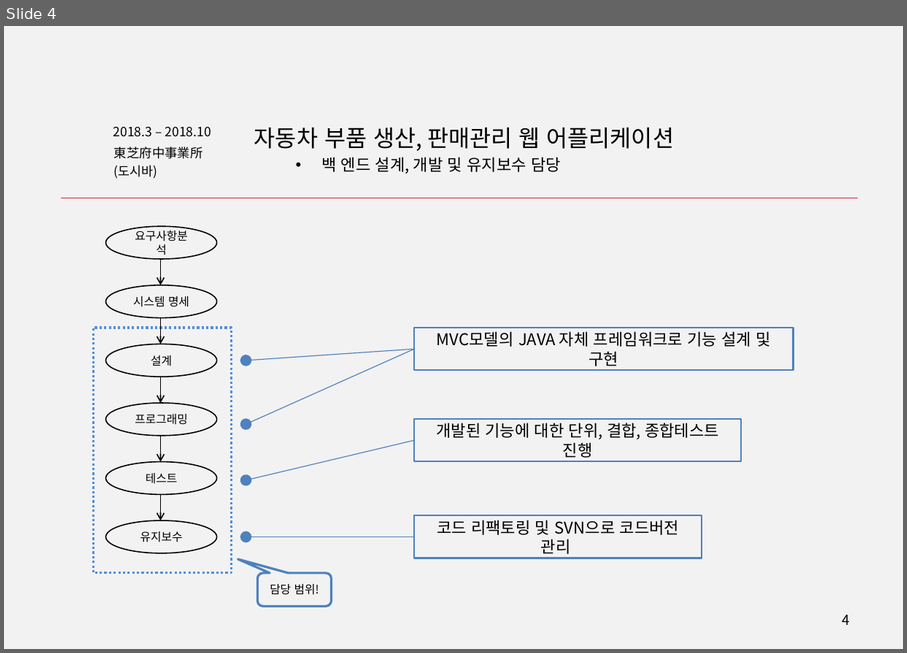
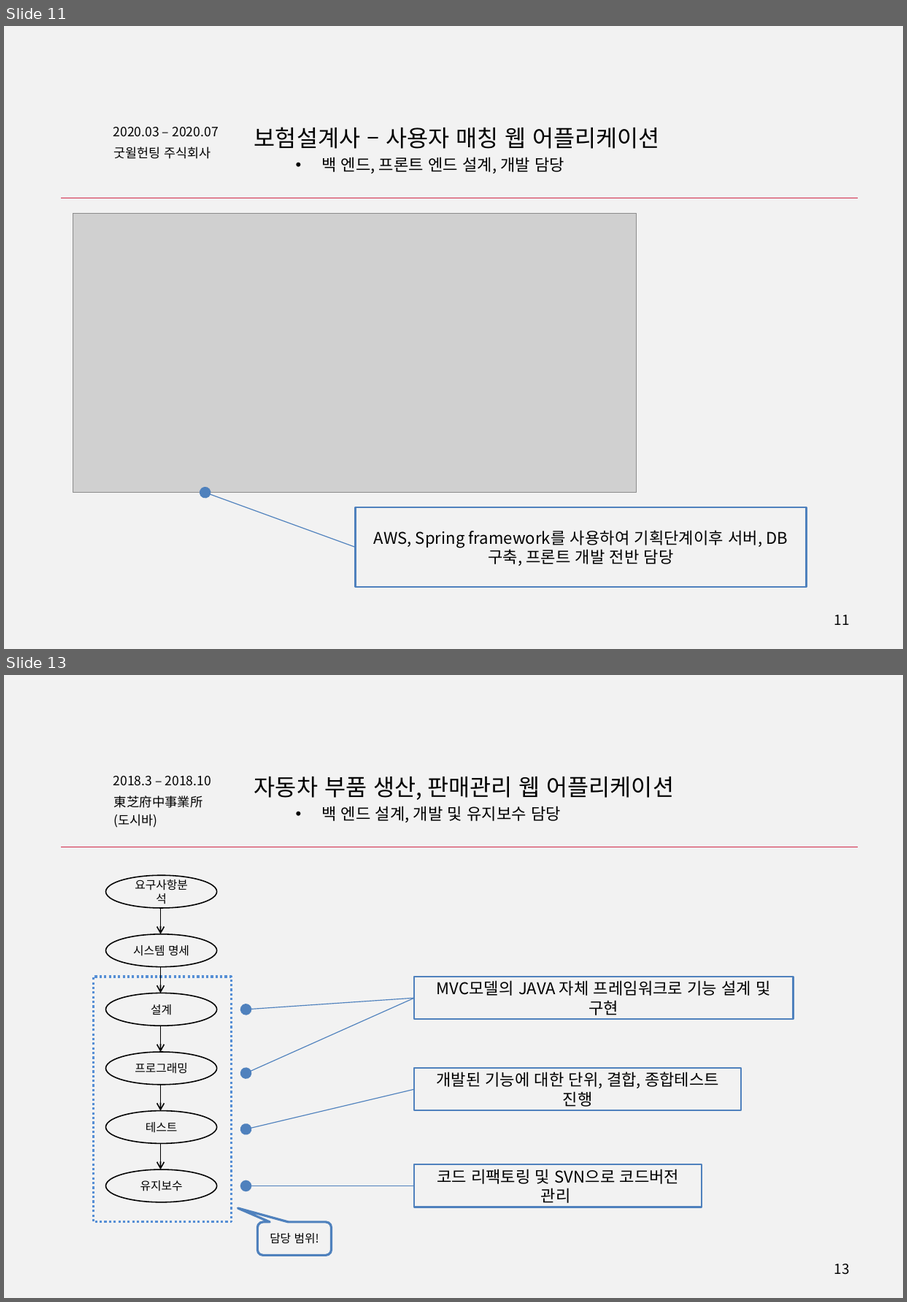
Before and after one commit to Marmaladee/Portfolio, a slide deck: 포트폴리오_강동수(Kang Dongsoo).pptx. Shown one above the other, each under a label of ours: slide 4 before the commit, slides 11 and 13 after it; the slides between them are not shown. The pictures are 907x653 and 907x1302 pixels, drawn with LibreOffice and Linux fonts; fonts in the diff are those of the drawing; grey boxes stand for pictures. Boxes give left, top, right and bottom in pixels: in the first picture for what was removed or moved away, otherwise in the second. Text is boxed around its words. In the diff, an @@ line names an element or a change of style, - is before the commit and + after.

```diff
--- a/포트폴리오_강동수(Kang Dongsoo).pptx
+++ b/포트폴리오_강동수(Kang Dongsoo).pptx
@@ slide 11 added at [4, 26, 903, 649], background #F2F2F2 @@
@@ text added at [113, 127, 219, 137], 11.1 pt, text #000000 @@
+2020.03 – 2020.07
@@ text added at [254, 127, 660, 173], 20 pt, text #000000 @@
+보험설계사 – 사용자 매칭 웹 어플리케이션
+  • 백 엔드, 프론트 엔드 설계, 개발 담당
@@ text added at [114, 146, 211, 159], 11 pt, text #000000 @@
+굿윌헌팅 주식회사
@@ line added from (61, 198) to (859, 198), #D02646 0.75 pt @@
@@ picture added at [73, 213, 637, 492] @@
@@ arrow added from (356, 546) to (205, 492), #4F81BD 0.75 pt @@
@@ rectangle added at [356, 508, 807, 587], outline #4F81BD 1.5 pt, 14 pt, text #000000 @@
+AWS, Spring framework를 사용하여 기획단계이후 서버, DB구축, 프론트 개발 전반 담당
@@ page number added at [835, 614, 850, 625], 12 pt, text #000000 @@
+11
@@ what was slide 4 is now slide 13 @@
@@ page number at [835, 1263, 850, 1274]: text changed @@
-4
+13
```
Also in this commit, not shown: 3 slides changed, 8 other slides added, 4 other files.
